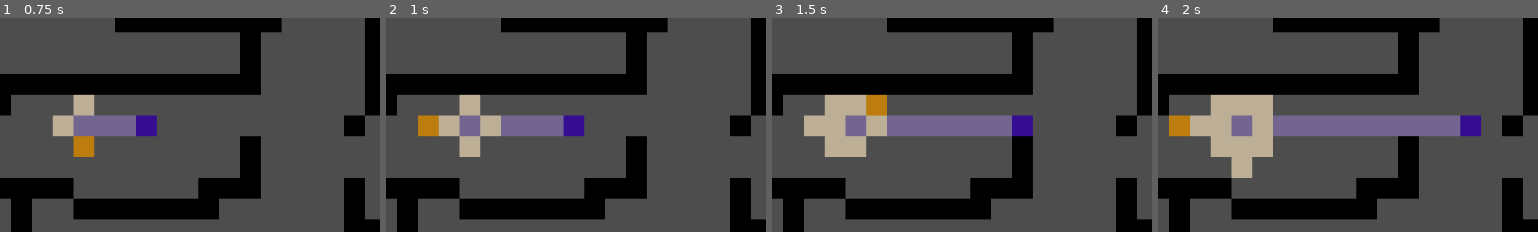
Above: before the commit, frames 1-4 (left to right).
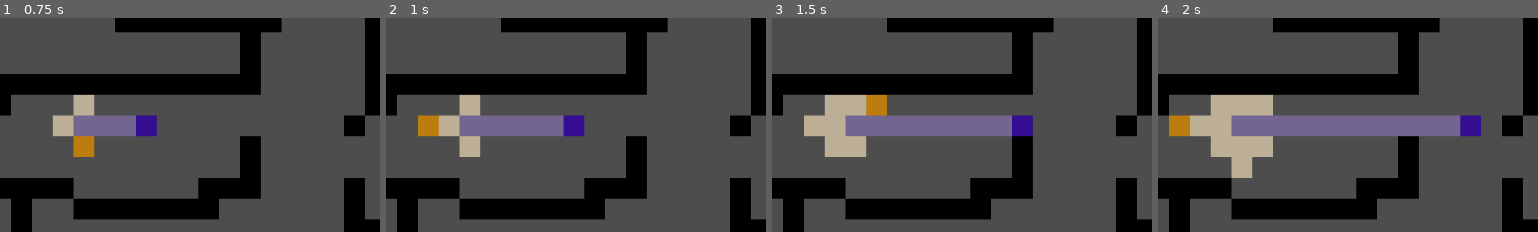
Above: after the commit, the same moments.

Repository: viywolf/ugabs
Game: Godot game, scene res://scenes/main.tscn
Two runs of this game, one before a commit and one after it. Both use one fixed random seed, a clock stepped at 60 frames per second and the inputs below.
Inputs (mouse positions are % of the whole screen's width and height, from its top left):
- Up to frame 1 (0.75 s): tap Enter at 0.5 s; move the mouse to (73, 45) at 0.52 s; hold Right from 0.53 s (still down); tap Alt at 0.6 s; click (73, 45) at 0.67 s
- Up to frame 2 (1 s): keep holding Right
- Up to frame 3 (1.5 s): move the mouse to (29, 55) at 1.27 s; release Right at 1.28 s; hold Down from 1.28 s (still down); tap Shift at 1.35 s
- Up to frame 4 (2 s): keep holding Down
The pictures show only the part of the screen within x 40-90%, y 27-77%; the shares and areas given below are measured in that part.

Frame 1 is identical in both runs. In frame 2, 0.5% of the frame differs, in the area x 24-31%, y 45-56%; in frame 3, 0.5%; in frame 4, 0.5%.

Commit message:
Sorta fixed the overlap when two movements collide -s

Diff:
--- a/scenes/main.gd
+++ b/scenes/main.gd
@@ -77,9 +77,13 @@
 				cur_cell = queue.front()
 				queue.pop_front()
 				"""
-			$TileMapLayer.set_cell(cur_cell, 0, colours_in_tileset[TilesetColour.ORANGE])
-			add_to_queue(cur_cell)
-			prev_cell = cur_cell
+			if(prev_cell == null or $TileMapLayer.get_cell_tile_data(cur_cell) == null):
+				$TileMapLayer.set_cell(cur_cell, 0, colours_in_tileset[TilesetColour.ORANGE])
+				add_to_queue(cur_cell)
+				prev_cell = cur_cell
+		else:
+			if(cur_cell2 != null):
+				$TileMapLayer.set_cell(cur_cell2, 0, colours_in_tileset[TilesetColour.DESATURATED_ORANGE])
 	#elif (movement_type == "skeleton"):
 	if(true):
 		if(stack.is_empty() == false):
@@ -89,29 +93,34 @@
 
 			cur_cell2 = stack.pop_back()
 
-			$TileMapLayer.set_cell(cur_cell2, 0, colours_in_tileset[TilesetColour.PURPLE])
+			if(prev_cell2 == null or $TileMapLayer.get_cell_tile_data(cur_cell2) == null):
 
-			add_to_skel_stack(cur_cell2)
-			prev_cell2 = cur_cell2
+				$TileMapLayer.set_cell(cur_cell2, 0, colours_in_tileset[TilesetColour.PURPLE])
+
+				add_to_skel_stack(cur_cell2)
+				prev_cell2 = cur_cell2
 		else:
 			if(cur_cell2 != null):
 				$TileMapLayer.set_cell(cur_cell2, 0, colours_in_tileset[TilesetColour.DESATURATED_PURPLE])
 
 func add_to_queue(cell : Vector2) -> void:
-	for i in range(3):
-		for j in range(3):
-			if(abs(a[i]) == abs(a[j])): continue
+	for i in a:
+		for j in a:
+			if(abs(i) == abs(j)): continue
 			# We are adding stuff here multiple times -v
-			if(visited_cells.get(Vector2i(cur_cell.x + a[i],cur_cell.y + a[j])) == null):
+			if(visited_cells.get(Vector2i(cur_cell.x + i,cur_cell.y + j)) == null):
 				# This prevents it from going if the cell already has a colour
-				if($TileMapLayer.get_cell_tile_data(Vector2i(cell.x + a[i],cell.y + a[j])) == null):
-					queue.push_back(Vector2i(cell.x + a[i],cell.y + a[j]))
-					print("added " + str(Vector2i(cell.x + a[i],cell.y + a[j])) + " to queue")
-					visited_cells[Vector2i(cell.x + a[i],cell.y + a[j])] = true
+				if($TileMapLayer.get_cell_tile_data(Vector2i(cell.x + i,cell.y + j)) == null):
+					queue.push_back(Vector2i(cell.x + i,cell.y + j))
+					print("added " + str(Vector2i(cell.x + i,cell.y + j)) + " to queue")
+					visited_cells[Vector2i(cell.x + i,cell.y + j)] = true
 			else:
 				pass
 				#print("already done")
 
+# So there will always be a gap because the direction
+# wants to default towards something regardless
+# of the direction it was going now
 func add_to_skel_stack(cell : Vector2) -> void:
 	for i in a:
 		for j in a:
